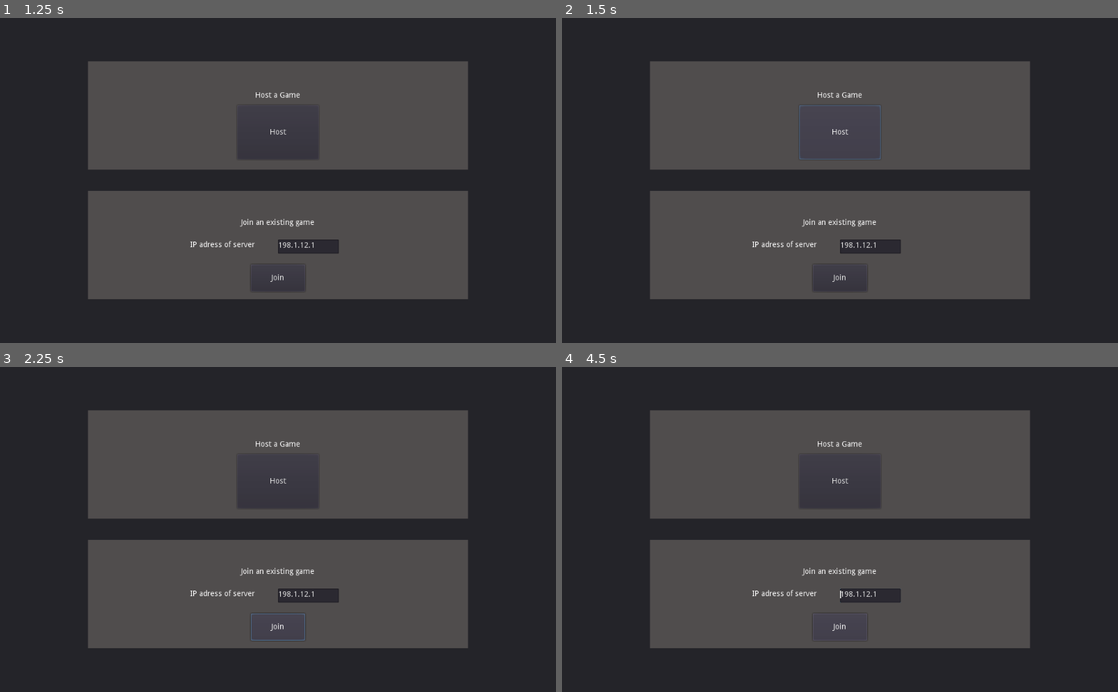
Above: before the commit, frames 1-4 (two rows, left to right).
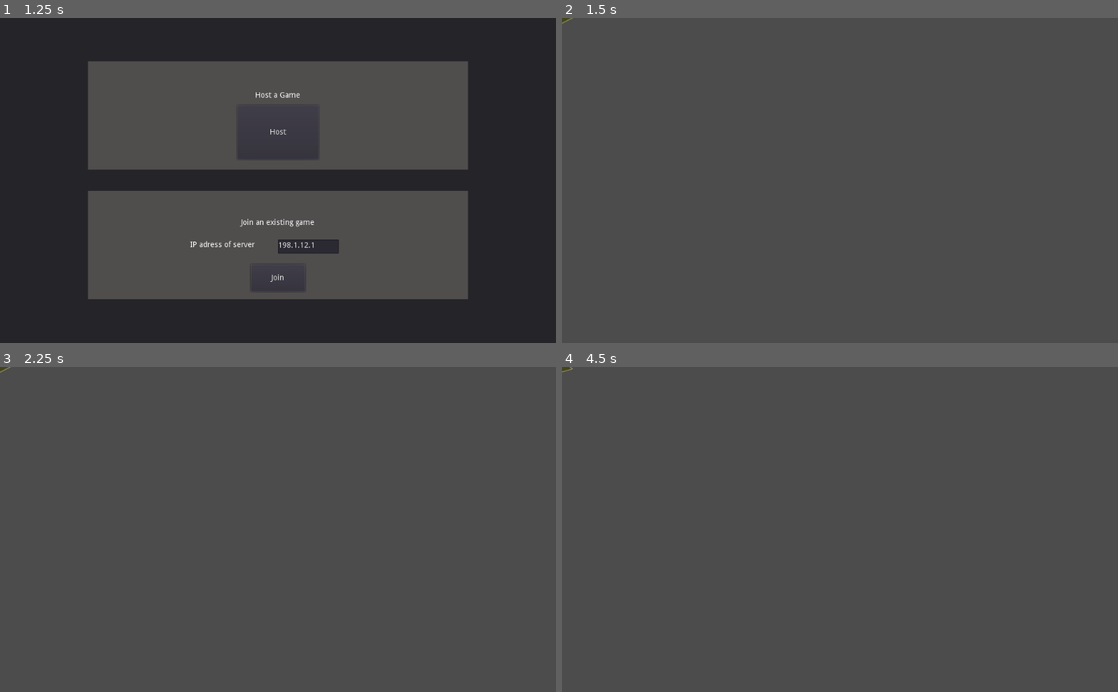
Above: after the commit, the same moments.

Repository: devmcclu/multiplayer_test
Game: Godot game, scene res://Lobby.tscn
Same seed, same stepped clock (60 frames per second), same inputs: the game is played once before the commit and once after it.
Inputs (mouse positions are in pixels of both pictures, inside the frame that each line leads up to):
- Up to frame 1 (1.25 s): tap Enter at 0.5 s; hold Right (ui_right) from 0.53 s (still down)
- Up to frame 2 (1.5 s): release Right (ui_right) at 1.25 s; click "Host" at 1.25 s
- Up to frame 3 (2.25 s): click (278, 627) at 2 s, where only the run before the commit has a clickable "Join"
- Up to frame 4 (4.5 s): hold Left (ui_left) 2.78-3.53 s; hold Right (ui_right) 3.53-4.28 s; hold Up (ui_up) from 4.28 s (still down)

Frame 1 is identical in both runs. In frame 2, 55% of the frame differs, in the area x 0-100%, y 0-100%; in frame 3, 55%; in frame 4, 55%.
Error before the commit: Parse Error: The method "_connected_ok" isn't declared in the current class. (res://ConnectionManager.gd:17)

Commit message:
Finish ConnectionManager script code

Diff:
--- a/ConnectionManager.gd
+++ b/ConnectionManager.gd
@@ -20,3 +20,21 @@
 	var host = NetworkedMultiplayerENet.new()
 	host.create_server(ip, PORT)
 	get_tree().set_network_peer(host)
+
+func _connected_ok():
+	rpc("register_player", get_tree().get_network_unique_id())
+	register_player(get_tree().get_network_unique_id())
+	get_tree().get_root().get_node("Lobby").queue_free()
+	# this function is called when a new player is connected
+	# note the use of the keyword remote which mean that the code will only be called on the others
+remote func register_player(player_id):
+	var p = ship.instance()
+	p.set_network_master(player_id)
+	p.name = str(player_id)
+	get_tree().get_root().add_child(p)
+	# if I'm the server I inform the new connected player about the others
+	if get_tree().get_network_unique_id() == 1:
+		if player_id != 1:
+			for i in players:
+				rpc_id(player_id, "register_player", i)
+			players.append(player_id)
